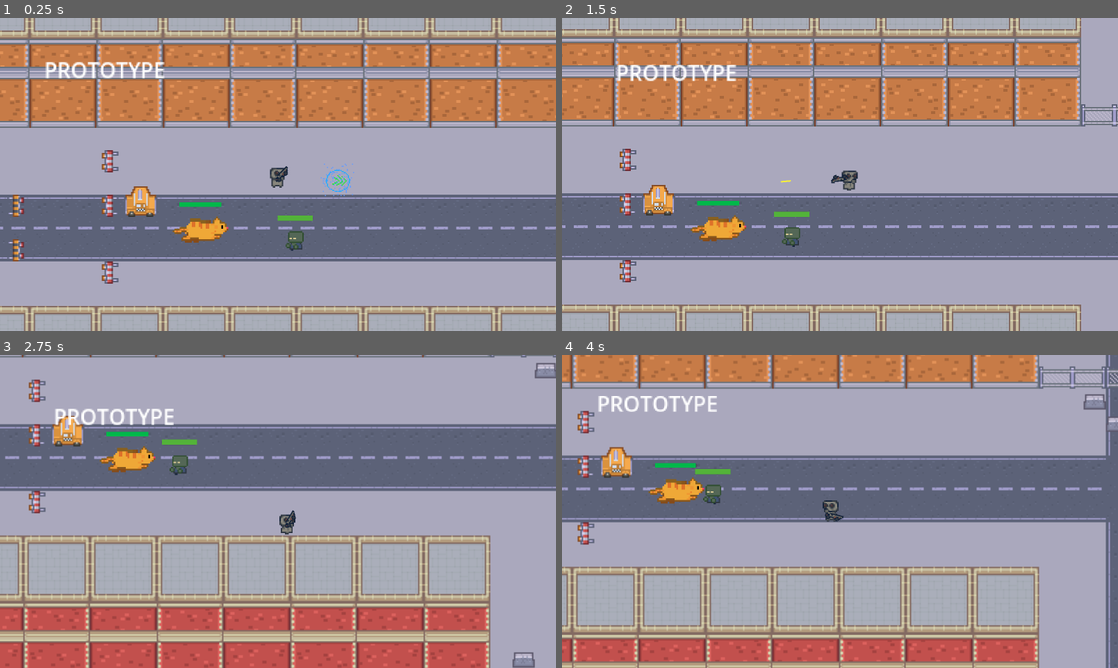
Above: before the commit, frames 1-4 (two rows, left to right).
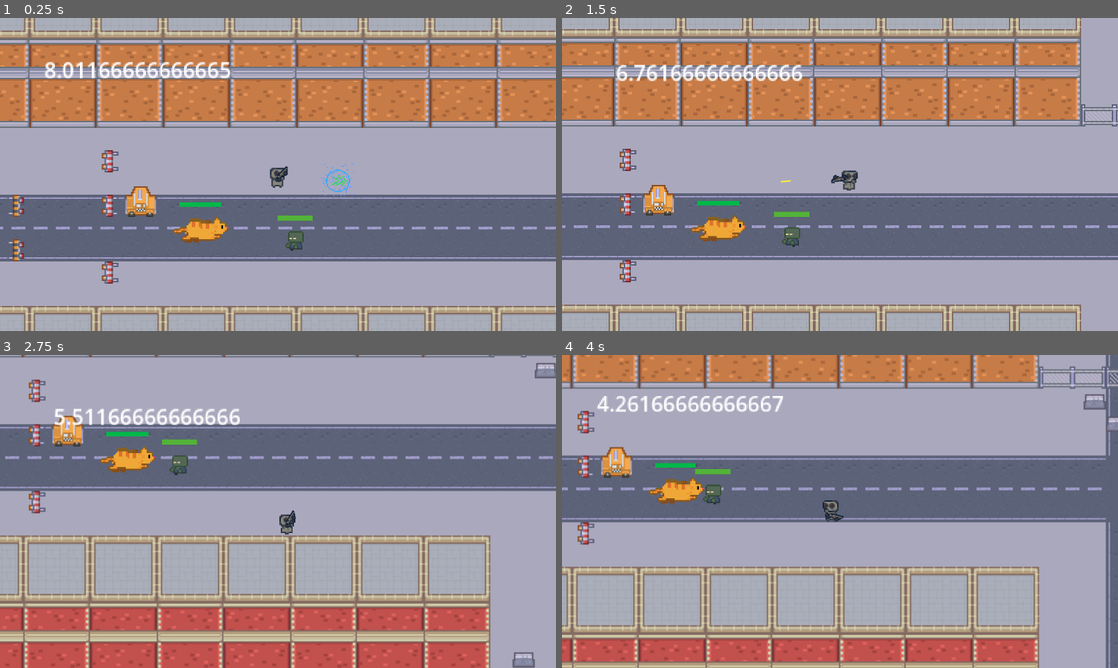
Above: after the commit, the same moments.

Repository: JaronYankey/project-z
Game: Godot game, scene res://Scenes/main.tscn
Same seed, same stepped clock (60 frames per second), same inputs: the game is played once before the commit and once after it. Sound files missing from this copy of the repository are replaced by a short silence.
Inputs (mouse positions are in pixels of both pictures, inside the frame that each line leads up to):
- Up to frame 1 (0.25 s): no input
- Up to frame 2 (1.5 s): move the mouse to (962, 158) at 0.52 s; hold D (right) 0.53-1.28 s; tap E (interact) at 0.6 s; move the mouse to (728, 190) at 1.27 s; hold S (down) from 1.28 s (still down); click (728, 190) at 1.35 s
- Up to frame 3 (2.75 s): move the mouse to (333, 442) at 2.02 s; release S (down) at 2.03 s; hold D (right) from 2.03 s (still down); hold Space (special_power) from 2.03 s (still down)
- Up to frame 4 (4 s): move the mouse to (812, 574) at 2.77 s; release D (right) at 2.78 s; release Space (special_power) at 2.78 s; hold W (up) 2.78-3.53 s; tap E (interact) at 2.85 s; move the mouse to (1006, 558) at 3.52 s; press the mouse at (1006, 558) at 3.53 s; hold A (left) from 3.53 s (still down)

The runs differ from the first frame. In frame 1, 1.0% of the frame differs, in the area x 8-42%, y 14-20%; in frame 2, 1.0%; in frame 3, 1.0%; in frame 4, 0.9%.

Commit message:
Added timer
Last commit before overhauling Terry's design

Diff:
--- /dev/null
+++ b/Scenes/hud.gd
@@ -0,0 +1,13 @@
+extends Control
+
+@onready var timer = $TimerPROTO
+@onready var timer_label = $Label
+# Called when the node enters the scene tree for the first time.
+func _ready():
+	pass # Replace with function body.
+
+
+# Called every frame. 'delta' is the elapsed time since the previous frame.
+func _process(delta):
+	# Rough timer system prototype.
+	timer_label.text = str(timer.time_left)
--- a/Scenes/hud.tscn
+++ b/Scenes/hud.tscn
@@ -1,4 +1,6 @@
-[gd_scene format=3 uid="uid://ulmrovix8u3m"]
+[gd_scene load_steps=2 format=3 uid="uid://ulmrovix8u3m"]
+
+[ext_resource type="Script" uid="uid://dpa2afca3lpku" path="res://Scenes/hud.gd" id="1_e0onf"]
 
 [node name="HUD" type="Control"]
 layout_mode = 3
@@ -15,6 +17,8 @@
 grow_vertical = 2
 size_flags_horizontal = 4
 size_flags_vertical = 4
+script = ExtResource("1_e0onf")
+metadata/_edit_group_ = true
 
 [node name="Label" type="Label" parent="."]
 layout_mode = 1
@@ -23,3 +27,7 @@
 offset_right = 191.0
 offset_bottom = 58.5
 text = "PROTOTYPE "
+
+[node name="TimerPROTO" type="Timer" parent="."]
+wait_time = 8.245
+autostart = true
--- a/Scenes/player.tscn
+++ b/Scenes/player.tscn
@@ -103,10 +103,15 @@
 shape = SubResource("CapsuleShape2D_fkybt")
 
 [node name="Camera2D" type="Camera2D" parent="."]
+enabled = false
 process_callback = 0
 
 [node name="AudioStreamPlayer2D" type="AudioStreamPlayer2D" parent="."]
 stream = ExtResource("3_6t5aa")
+
+[node name="Slice" type="AudioStreamPlayer2D" parent="."]
+stream = ExtResource("5_fkybt")
+volume_db = -7.287
 
 [node name="HUD" parent="." instance=ExtResource("4_vgqql")]
 offset_left = -214.737
@@ -114,10 +119,6 @@
 offset_right = 211.263
 offset_bottom = 123.474
 
-[node name="Slice" type="AudioStreamPlayer2D" parent="."]
-stream = ExtResource("5_fkybt")
-volume_db = -7.287
-
 [connection signal="area_entered" from="Area2DSpawnInhibitor" to="." method="_on_area_2d_spawn_inhibitor_area_entered"]
 [connection signal="area_exited" from="Area2DSpawnInhibitor" to="." method="_on_area_2d_spawn_inhibitor_area_exited"]
 [connection signal="body_entered" from="Area2DSpawnInhibitor" to="." method="_on_area_2d_spawn_inhibitor_body_entered"]
--- a/Scripts/player.gd
+++ b/Scripts/player.gd
@@ -28,7 +28,10 @@
 
 func _ready():
 	# For now we allow smoothing, adds some juice.
-	camera.position_smoothing_enabled = true;
+	# If below camera code is commented out, or false, its likely due to testing.
+	camera.position_smoothing_enabled = true
+	camera.enabled = true
+
 
 func _process(delta):
 	play_animation()
Not shown, added: Scenes/hud.gd.uid
